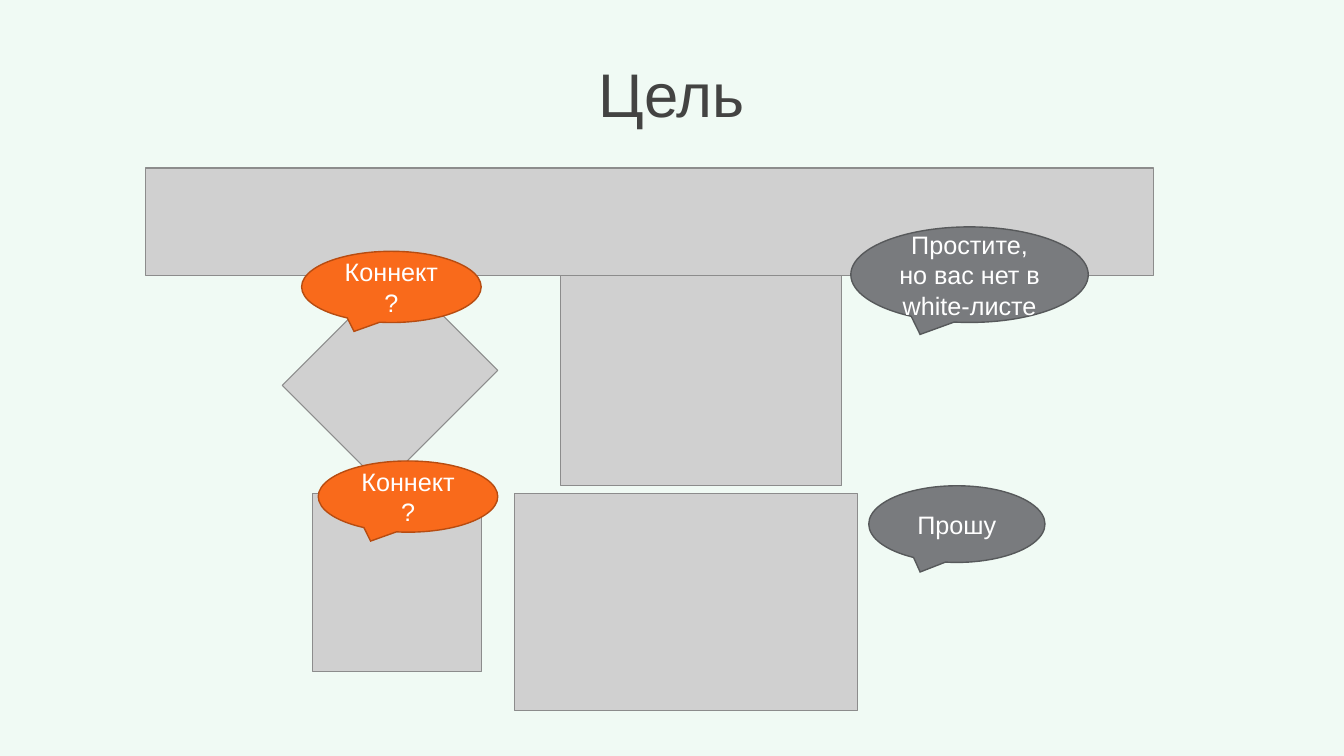
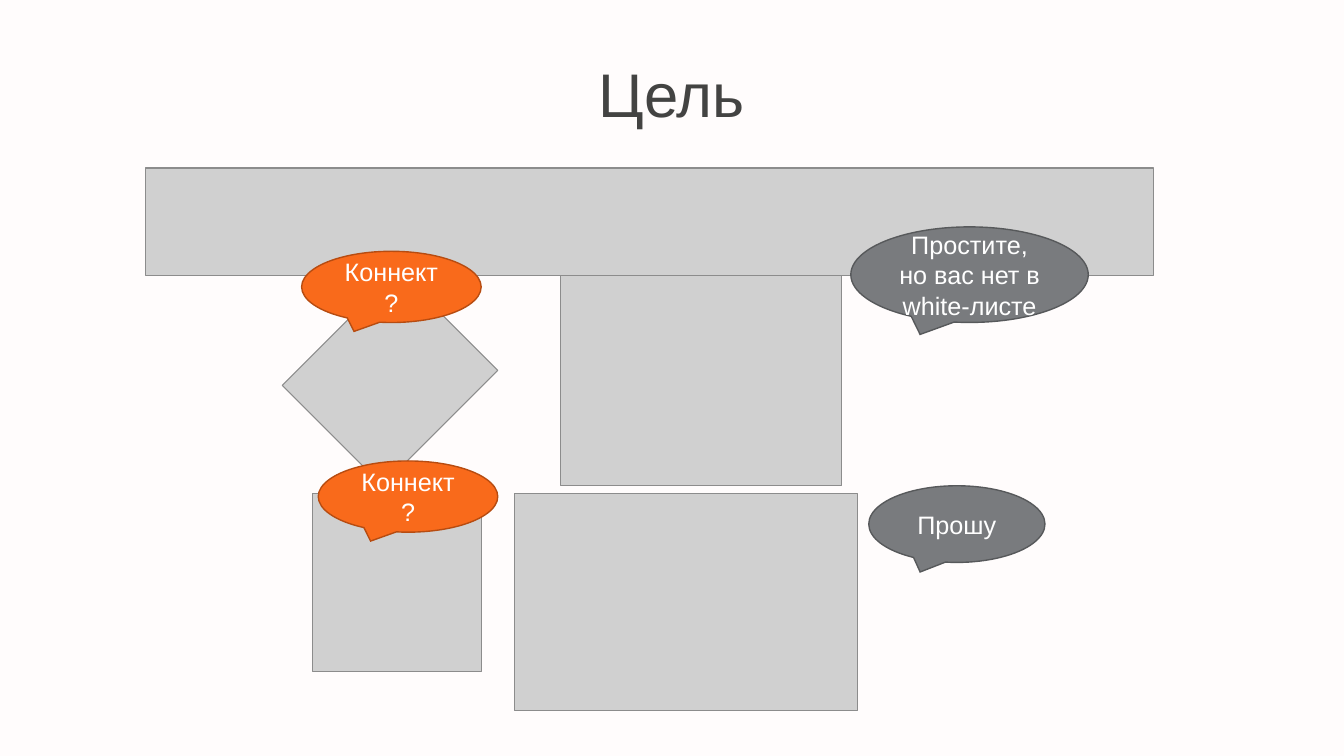
Before and after one commit to alekseisirmais/CPP_PARK, a slide deck: slide 2 of К защите.ppt. Drawn at 1344x756 pixels with LibreOffice and Linux fonts; fonts in the diff are those of the drawing; grey boxes stand for pictures. Boxes give left, top, right and bottom in pixels: in the first picture for what was removed or moved away, otherwise in the second. Text is boxed around its words. In the diff, an @@ line names an element or a change of style, - is before the commit and + after.

```diff
--- a/К защите.ppt
+++ b/К защите.ppt
@@ background #00B050 at 6% opacity to #FFFFFF @@
```
Also in this commit, not shown: 4 other slides changed, 6 slides added, 6 slides removed.
